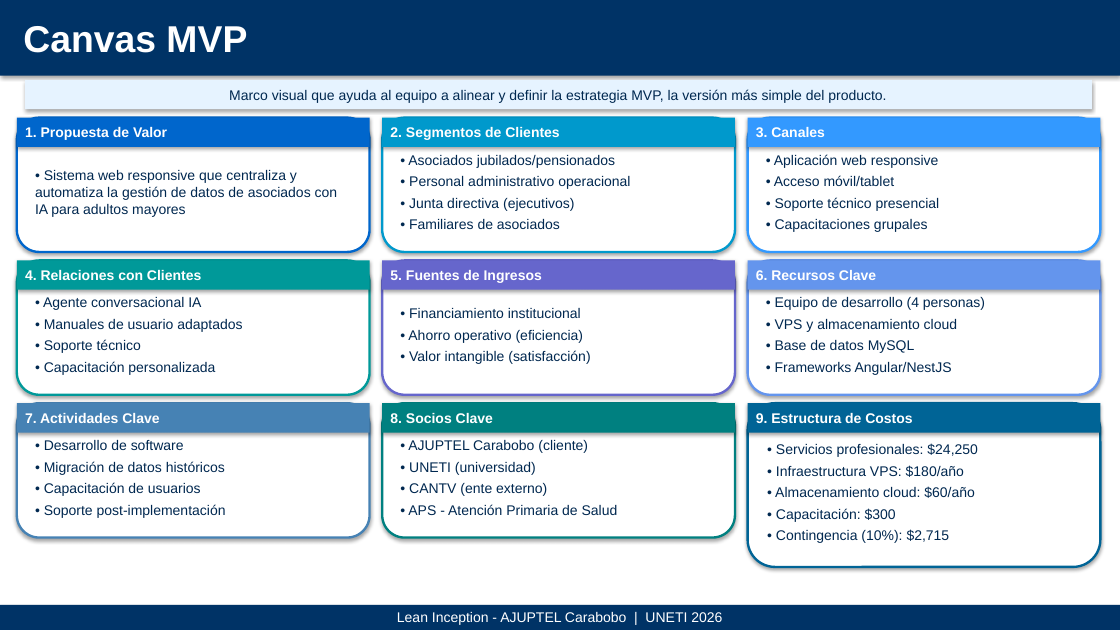
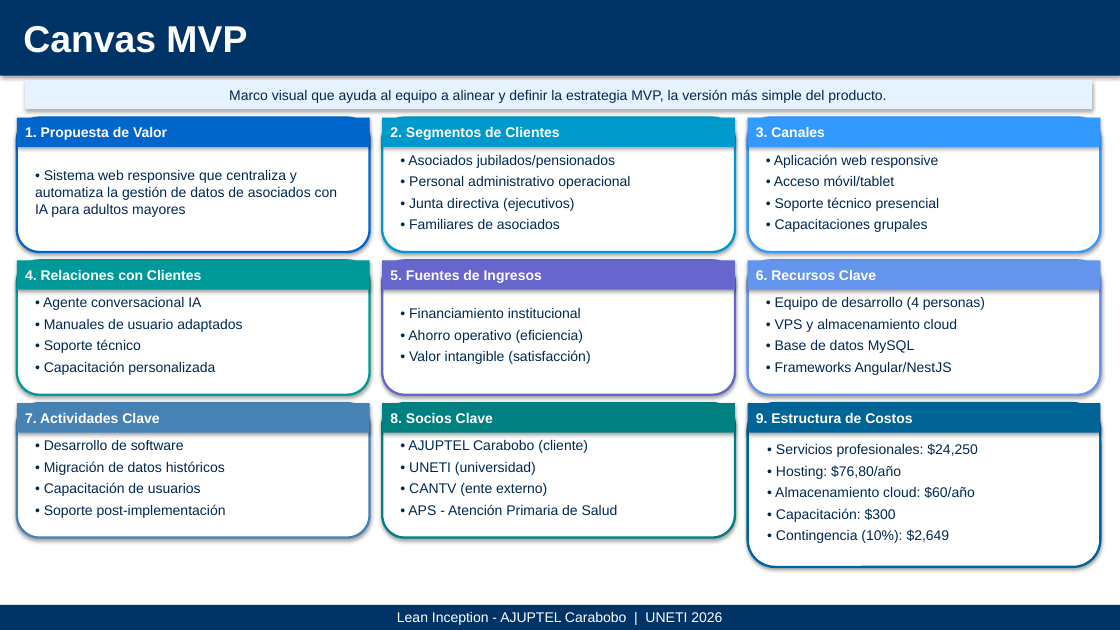
Before and after one commit to proyectoajuptel/ajuptel-portfolio, a slide deck: slide 12 of public/docs/fase1/lean_inception_ajuptel.pptx. Drawn at 1120x630 pixels with LibreOffice and Linux fonts; fonts in the diff are those of the drawing. Boxes give left, top, right and bottom in pixels: in the first picture for what was removed or moved away, otherwise in the second. Text is boxed around its words. In the diff, an @@ line names an element or a change of style, - is before the commit and + after.

```diff
--- a/public/docs/fase1/lean_inception_ajuptel.pptx
+++ b/public/docs/fase1/lean_inception_ajuptel.pptx
@@ text in rounded rectangle at (776, 466, 901, 479): text changed @@
-• Infraestructura VPS: $180/año
+• Hosting: $76,80/año
@@ text in rounded rectangle at (776, 529, 950, 543): text changed @@
-• Contingencia (10%): $2,715
+• Contingencia (10%): $2,649
```
Also in this commit, not shown: 4 other slides changed, 25 other files.
